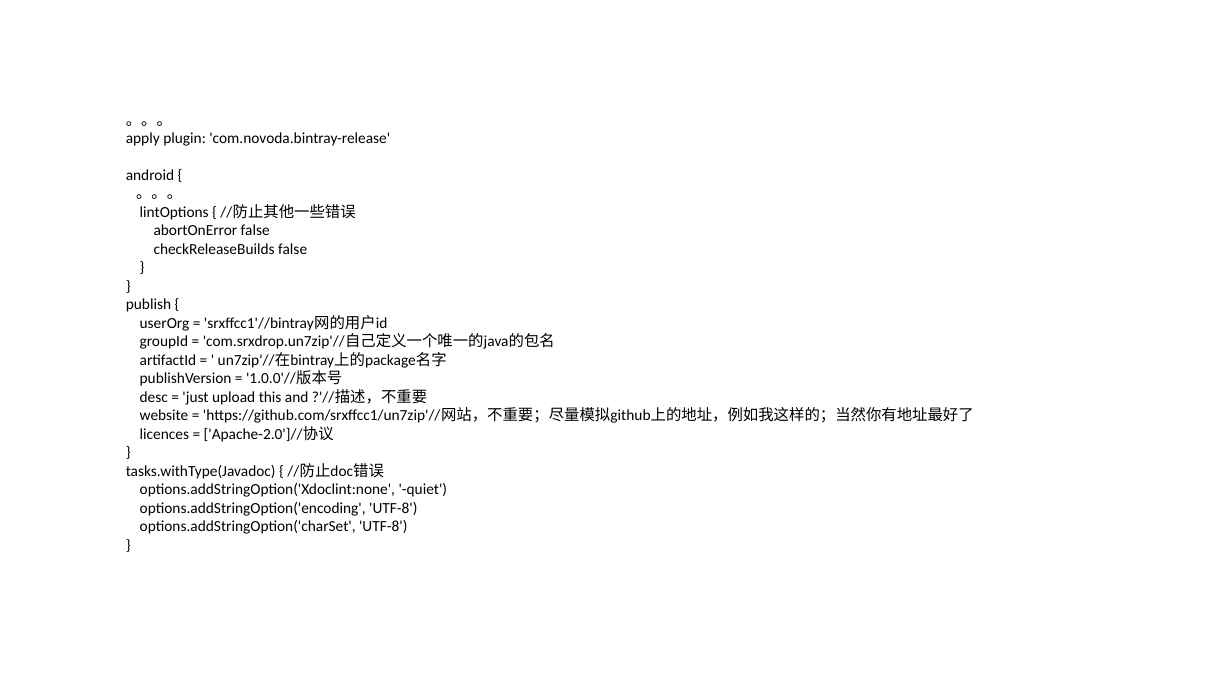
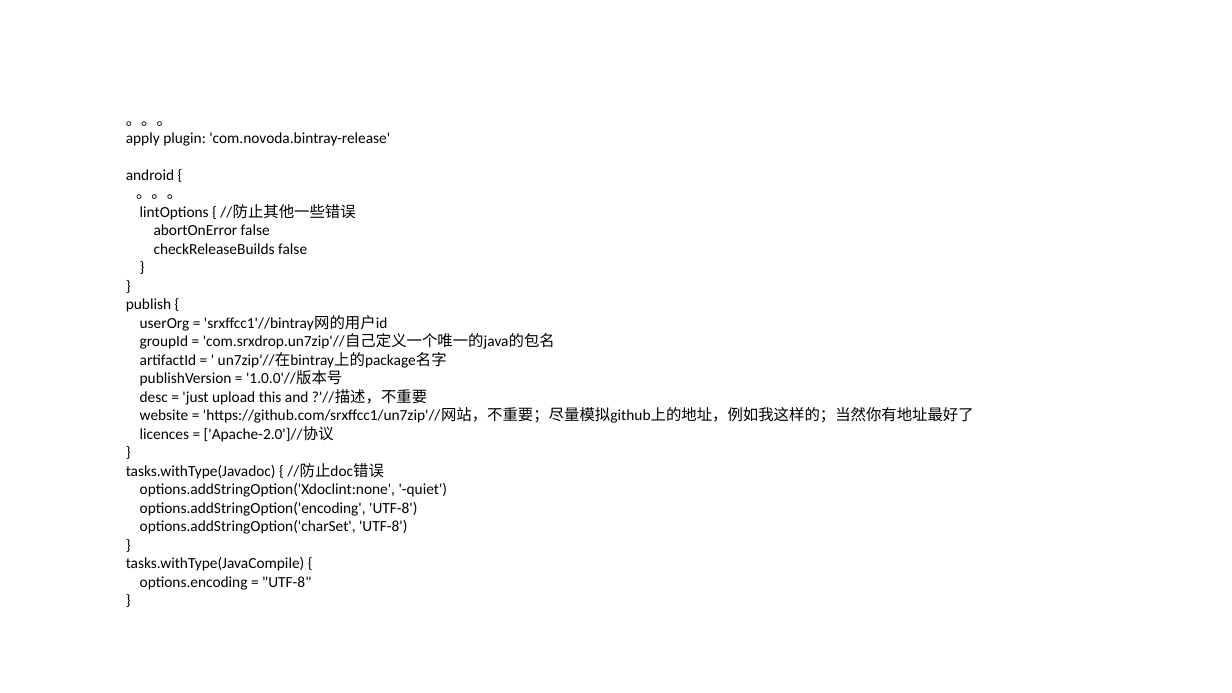
Before and after one commit to srxffcc1/SingleShark, a slide deck: slide 9 of 如何将项目打包传到jcenter上.pptx. Drawn at 1232x693 pixels with LibreOffice and Linux fonts; fonts in the diff are those of the drawing. Boxes give left, top, right and bottom in pixels: in the first picture for what was removed or moved away, otherwise in the second. Text is boxed around its words. In the diff, an @@ line names an element or a change of style, - is before the commit and + after.

Commit message:
哦你很久

```diff
--- a/如何将项目打包传到jcenter上.pptx
+++ b/如何将项目打包传到jcenter上.pptx
@@ text at (126, 557, 311, 590): paragraphs added @@
+tasks.withType(JavaCompile) {
+options.encoding = "UTF-8"
+}
```
